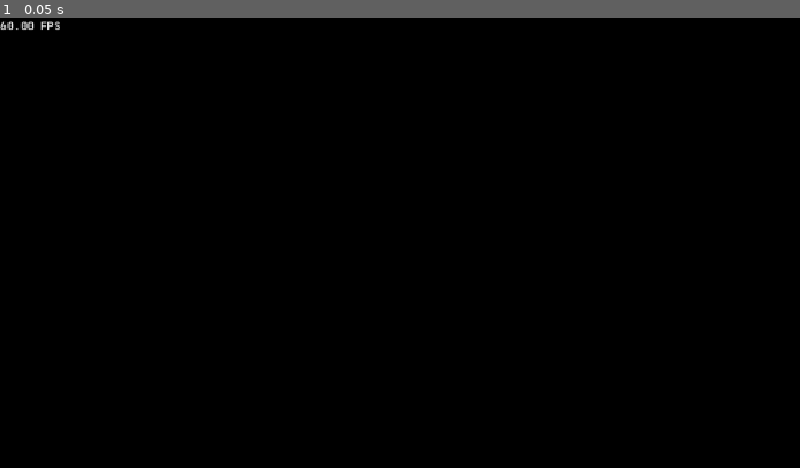
Above: before the commit, frame 1.
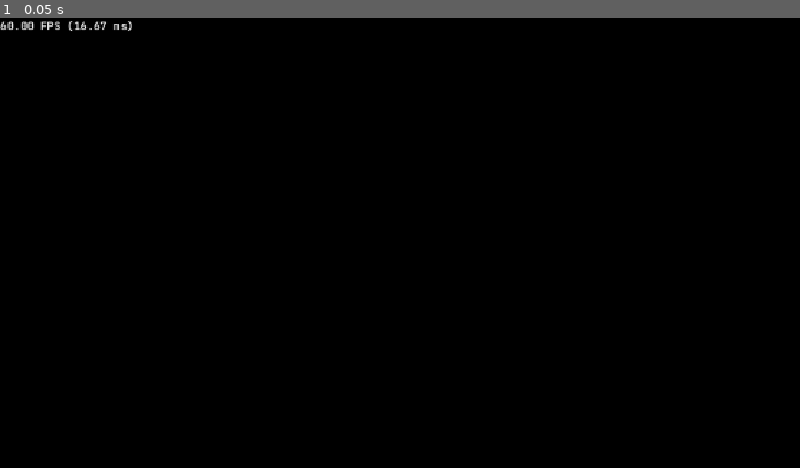
Above: after the commit, the same moment.

Repository: chuyentinndu2629/NeuralNet
Game: Godot game, scene res://map_view.tscn
The game is run twice, just before and just after one commit, with the same random seed, the same clock (stepped at 60 frames per second) and the same inputs.
Inputs:
- Up to frame 1 (0.05 s): no input

The runs differ from the first frame. In frame 1, less than 0.1% of the frame differs, in the area x 8-17%, y 0-3%.

Commit message:
Added AIS vessel info fetching from frontend

Diff:
--- a/frontend/camera.gd
+++ b/frontend/camera.gd
@@ -72,7 +72,8 @@
 			rotation.z = lerp_angle(rotation.z, defaultRotation.z / 180 * PI, lerpWeight * delta)
 
 func _focus(key: String):
-	print(key)
+	#print(key)
+	mapView.focus_vessel(key)
 	#if focused: focused.focused = false
 	currentlyFocused = true
 	focused = mapView.pointPositions[mapView.keyToIndex[key]];
@@ -81,7 +82,7 @@
 
 	#mapView.multimeshNode.scale = Vector3.ONE * 0.5
 
-	get_node("/root/MapView").send_message(key)
+	#get_node("/root/MapView").send_message(key)
 	#print(get_node("/root/MapView").name)
 
 func _unhandled_input(event: InputEvent) -> void:
--- a/frontend/map_view.gd
+++ b/frontend/map_view.gd
@@ -7,8 +7,14 @@
 @export var HOST: String = "127.0.0.1"
 @export var PORT: int = 6253
 
+@export var camera: Camera3D
+
 @export var statusDisplay: RichTextLabel
+@export var topObjectPopup: RichTextLabel
+@export var topObjectPopupWidth: float
 @export var interfaceBackground: ColorRect
+
+@export var interfaceAnimWeight: float
 
 #@export var templatePoint: Node3D
 @export var pointMesh: Mesh # Assign a small SphereMesh, BoxMesh, or QuadMesh in the Inspector
@@ -44,13 +50,14 @@
 	connect_to_server()
 
 var refetchTimePassed: float
+var currentShipMetadata: Dictionary
 
 # Called every frame. 'delta' is the elapsed time since the previous frame.
 func _process(delta: float) -> void:
 	# Add current delta time to refetch interval
 	refetchTimePassed += delta
 
-	statusDisplay.text = "%.2f" % (1 / delta) + " FPS"
+	statusDisplay.text = "%.2f" % (1 / delta) + " FPS (" + ("%.2f" % (delta * 1000)) + " ms)"
 
 	# Continuously poll the socket status changes
 	tcp_client.poll()
@@ -76,6 +83,34 @@
 			send_message("query:AIS:updates")
 			refetchTimePassed = 0
 
+
+	if camera.currentlyFocused:
+		topObjectPopup.visible = true
+		if topObjectPopup.size.x < topObjectPopupWidth - 2.1:
+			topObjectPopup.size.x = lerp(topObjectPopup.size.x, topObjectPopupWidth, interfaceAnimWeight * delta)
+			topObjectPopup.offset_transform_position.x = (topObjectPopupWidth - topObjectPopup.size.x) / 2 + (-topObjectPopupWidth / 2)
+			topObjectPopup.text = "[ ... ]"
+		else:
+			topObjectPopup.size.x = topObjectPopupWidth
+			topObjectPopup.offset_transform_position.x = -topObjectPopupWidth / 2
+			if currentShipMetadata:
+				if currentShipMetadata["Name"]:
+					topObjectPopup.text = currentShipMetadata["Name"].strip_edges()
+				elif currentShipMetadata["IMO"]:
+					topObjectPopup.text = "IMO: " + str(currentShipMetadata["IMO"])
+				else:
+					topObjectPopup.text = "MMSI: " + str(currentShipMetadata["MMSI"])
+	else:
+		#print(topObjectPopup.size.x)
+		if topObjectPopup.size.x > 2.1:
+			topObjectPopup.text = "[ CLOSED ]"
+			topObjectPopup.size.x = lerp(topObjectPopup.size.x, 0.0, interfaceAnimWeight * delta)
+
+			# FIX: Changed 200 to topObjectPopupWidth to match the opening animation
+			topObjectPopup.offset_transform_position.x = (topObjectPopupWidth - topObjectPopup.size.x) / 2 + (-topObjectPopupWidth / 2)
+		else:
+			topObjectPopup.visible = false
+
 # Returned data processing part
 # This part of the code handles when the data gets Received, parsed, and displayed.
 # Also is responsible for running query data when first connected to server
@@ -102,6 +137,8 @@
 			#statusDisplay.text += "\nAIS update.";
 			#print("AIS UPDATE: ", dataDict)
 			_update_ais(dataDict)
+		elif dataDict["type"] == "AISInfo":
+			currentShipMetadata = dataDict["data"]
 
 		received_data_accumulated = ""
 
@@ -171,6 +208,11 @@
 	var basis_up := Basis().rotated(Vector3.RIGHT, deg_to_rad(-90.0))
 	var t := Transform3D(basis_up, pos)
 	multimesh.set_instance_transform(idx, t)
+
+func focus_vessel(mmsi: String):
+	currentShipMetadata = {}
+	print(mmsi)
+	send_message("query:AIS:MMSI:" + mmsi)
 
 func _reconstruct_world(data: Dictionary):
 	#var templatePointDeferred = templatePoint.call_deferred("duplicate", true)
--- a/frontend/map_view.tscn
+++ b/frontend/map_view.tscn
@@ -4,10 +4,15 @@
 [ext_resource type="Script" uid="uid://dbr5vst47gaes" path="res://camera.gd" id="2_61tb2"]
 [ext_resource type="FontFile" uid="uid://bjw51f2n8bmn0" path="res://JetBrainsMono-Bold.ttf" id="2_oba8r"]
 [ext_resource type="FontFile" uid="uid://7y7rbrch5atk" path="res://JetBrainsMono-BoldItalic.ttf" id="3_622ag"]
-[ext_resource type="Material" uid="uid://bt48qd1ywfwr6" path="res://point.tres" id="4_l1o8s"]
 [ext_resource type="FontFile" uid="uid://coubgs2rtbuva" path="res://JetBrainsMono-Italic.ttf" id="4_vr8e8"]
+[ext_resource type="FontFile" uid="uid://b1j65b1dgnvis" path="res://JetBrainsMono-Regular.ttf" id="6_oba8r"]
+[ext_resource type="StyleBox" uid="uid://bkfnuy752di42" path="res://popup.tres" id="7_622ag"]
 
 [sub_resource type="QuadMesh" id="QuadMesh_n3lwg"]
+
+[sub_resource type="StandardMaterial3D" id="StandardMaterial3D_fyrkv"]
+shading_mode = 0
+billboard_keep_scale = true
 
 [sub_resource type="ProceduralSkyMaterial" id="ProceduralSkyMaterial_61tb2"]
 sky_horizon_color = Color(0.66224277, 0.6717428, 0.6867428, 1)
@@ -26,12 +31,16 @@
 _data = [Vector2(0, 0), 0.0, 0.24594252, 0, 0, Vector2(1.2994924, 0.6741574), 0.95917577, 0.95917577, 0, 0, Vector2(2, 2), 3.96097, 0.0, 0, 0]
 point_count = 3
 
-[node name="MapView" type="Node3D" unique_id=1207174137 node_paths=PackedStringArray("statusDisplay", "interfaceBackground")]
+[node name="MapView" type="Node3D" unique_id=1207174137 node_paths=PackedStringArray("camera", "statusDisplay", "topObjectPopup", "interfaceBackground")]
 script = ExtResource("1_mqhvm")
+camera = NodePath("Camera3D")
 statusDisplay = NodePath("CanvasLayer/Control/StatusDisplay")
+topObjectPopup = NodePath("CanvasLayer/Control/TopObjectPopup")
+topObjectPopupWidth = 250.0
 interfaceBackground = NodePath("CanvasLayer/Control/Background")
+interfaceAnimWeight = 20.0
 pointMesh = SubResource("QuadMesh_n3lwg")
-pointMaterial = ExtResource("4_l1o8s")
+pointMaterial = SubResource("StandardMaterial3D_fyrkv")
 refetchInterval = 2.0
 
 [node name="CanvasLayer" type="CanvasLayer" parent="." unique_id=927780468]
@@ -68,6 +77,32 @@
 bbcode_enabled = true
 text = "StatusDisplay"
 
+[node name="TopObjectPopup" type="RichTextLabel" parent="CanvasLayer/Control" unique_id=1414869468]
+layout_mode = 1
+anchors_preset = 8
+anchor_left = 0.5
+anchor_top = 0.5
+anchor_right = 0.5
+anchor_bottom = 0.5
+offset_left = -1.0
+offset_top = -20.0
+offset_right = 1.0
+offset_bottom = 20.0
+grow_horizontal = 2
+grow_vertical = 2
+pivot_offset_ratio = Vector2(0.5, 0.5)
+offset_transform_enabled = true
+offset_transform_position = Vector2(0, -60.72)
+theme_override_fonts/normal_font = ExtResource("6_oba8r")
+theme_override_fonts/bold_font = ExtResource("2_oba8r")
+theme_override_fonts/bold_italics_font = ExtResource("3_622ag")
+theme_override_fonts/italics_font = ExtResource("4_vr8e8")
+theme_override_fonts/mono_font = ExtResource("6_oba8r")
+theme_override_styles/normal = ExtResource("7_622ag")
+autowrap_mode = 0
+horizontal_alignment = 1
+vertical_alignment = 1
+
 [node name="WorldEnvironment" type="WorldEnvironment" parent="." unique_id=256563181]
 environment = SubResource("Environment_l1o8s")
 
--- /dev/null
+++ b/frontend/popup.tres
@@ -0,0 +1,9 @@
+[gd_resource type="StyleBoxFlat" format=3 uid="uid://bkfnuy752di42"]
+
+[resource]
+bg_color = Color(0, 0, 0, 1)
+border_width_left = 1
+border_width_top = 1
+border_width_right = 1
+border_width_bottom = 1
+border_color = Color(0.75398386, 0.7539839, 0.7539837, 1)
Not shown, changed: backend/src/socket.cpp
Not shown, changed: backend/src/trafficfetcher.cpp
Not shown, changed: backend/src/trafficfetcher.hpp
